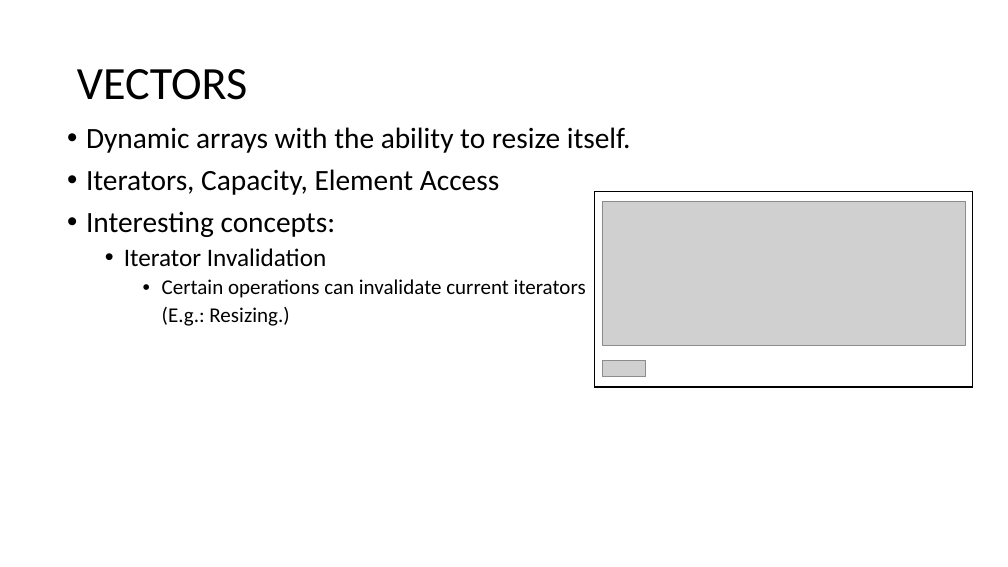
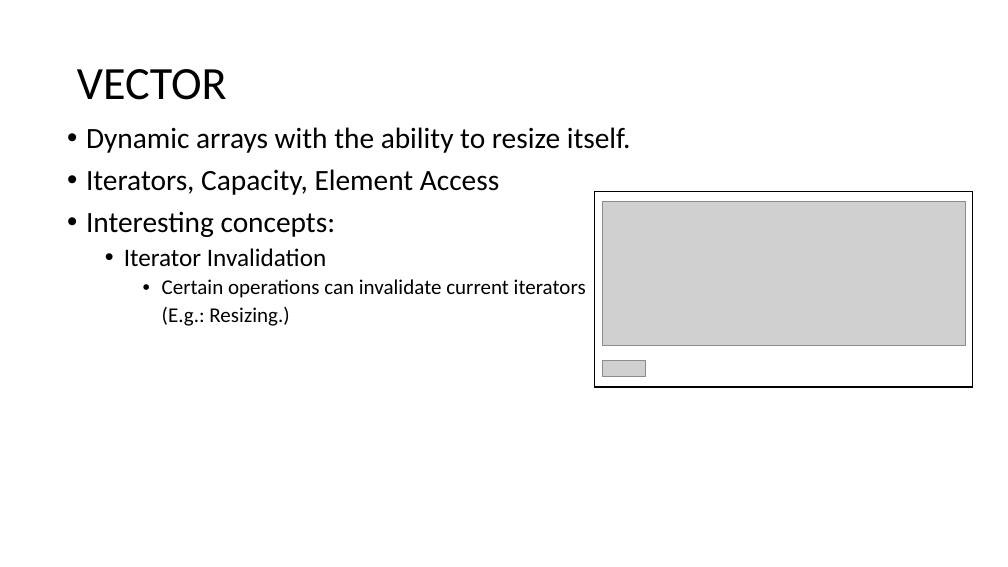
Before and after one commit to muksiddheswar/Tiny-CPP-Examples, a slide deck: slide 3 of CPP-Examples/STL/STL_Presentation.pptx. Drawn at 1008x567 pixels with LibreOffice and Linux fonts; fonts in the diff are those of the drawing; grey boxes stand for pictures. Boxes give left, top, right and bottom in pixels: in the first picture for what was removed or moved away, otherwise in the second. Text is boxed around its words. In the diff, an @@ line names an element or a change of style, - is before the commit and + after.

```diff
--- a/CPP-Examples/STL/STL_Presentation.pptx
+++ b/CPP-Examples/STL/STL_Presentation.pptx
@@ title at (x1=77, y1=69, x2=227, y2=100): text changed @@
-VECTORS
+VECTOR
```
Also in this commit, not shown: 1 other slide changed, 3 slides added, 1 slide removed.
